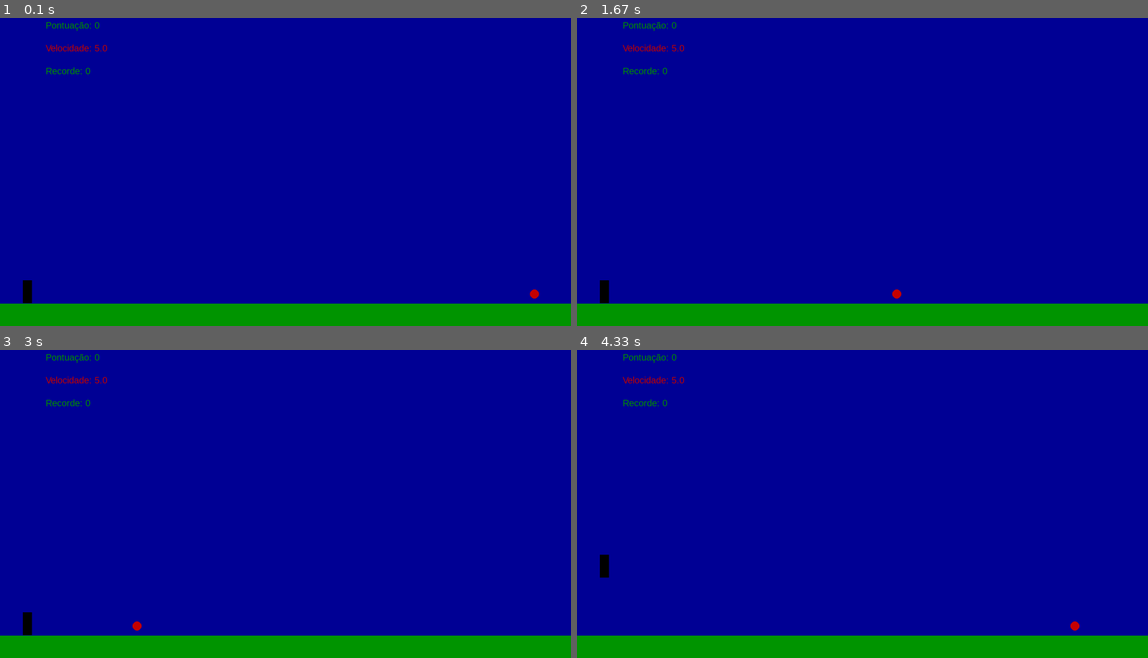
Above: before the commit, frames 1-4 (two rows, left to right).
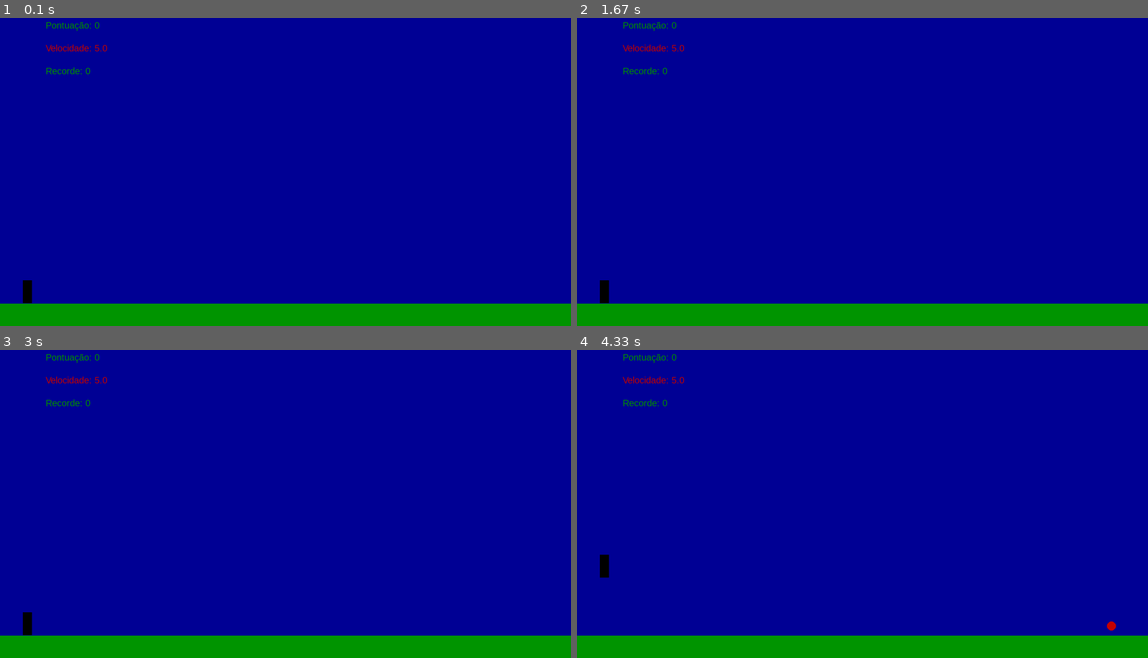
Above: after the commit, the same moments.

Repository: Leonardohora/python
Game: pygame game, started from dino.py
Same seed, same stepped clock (60 frames per second), same inputs: the game is played once before the commit and once after it.
Inputs:
- Up to frame 1 (0.1 s): no input
- Up to frame 2 (1.67 s): no input
- Up to frame 3 (3 s): no input
- Up to frame 4 (4.33 s): tap Space at 3.33, 3.73, 4.03, 4.23 s

The runs differ from the first frame. In frame 1, less than 0.1% of the frame differs, in the area x 92-95%, y 88-92%; in frame 2, less than 0.1%; in frame 3, less than 0.1%; in frame 4, less than 0.1%, in the area x 86-95%, y 88-92%.

Commit message:
Atualizar o dino.py

Diff:
--- a/dino.py
+++ b/dino.py
@@ -102,9 +102,6 @@
         no_ar = False
 
     # Verificar colisão
-    if colisao(circulo, quadrado):
-        if novorecorde == recorde:
-            novorecorde = recorde
         pontos = 0
         circulo_vel = 5
         circulo[0] = largura + raio  # Redefine a posição do círculo
